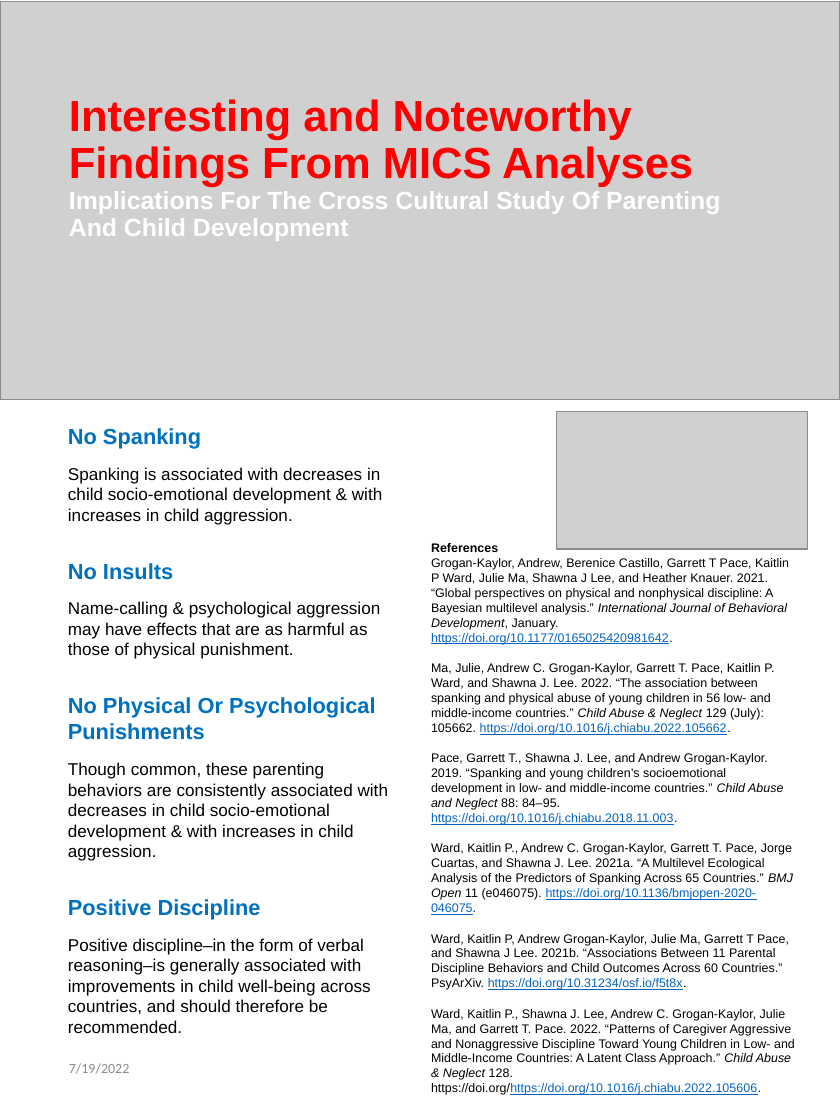
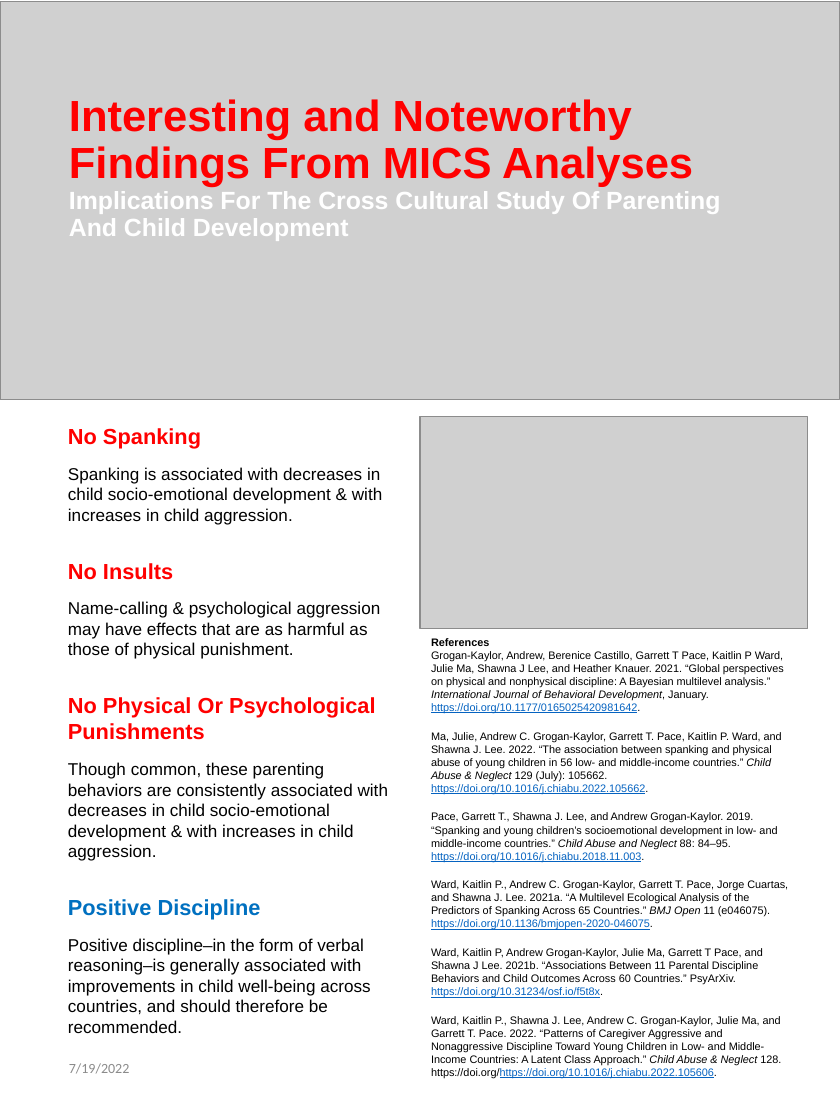
Before and after one commit to agrogan1/research, a slide deck: slide 1 of MICS-infographic/MICS-infographic.pptx. Drawn at 840x1120 pixels with LibreOffice and Linux fonts; fonts in the diff are those of the drawing; grey boxes stand for pictures. Boxes give left, top, right and bottom in pixels: in the first picture for what was removed or moved away, otherwise in the second. Text is boxed around its words. In the diff, an @@ line names an element or a change of style, - is before the commit and + after.

Commit message:
embiggened the map; ensmallened the references

```diff
--- a/MICS-infographic/MICS-infographic.pptx
+++ b/MICS-infographic/MICS-infographic.pptx
@@ picture: place and size @@
-picture at (557, 411, 809, 549)
+picture at (420, 417, 808, 628)
@@ text at (68, 428, 376, 740): text colour #0070C0 to #FF0000 in "No Spanking", "No Insults", "No Physical Or Psychological Punishments" @@
@@ text "References": place and size @@
-text "References" at (431, 543, 795, 1095)
+text "References" at (431, 638, 788, 1079)
@@ text "References" at (431, 638, 788, 1079): size 8 to 7 pt @@
```
